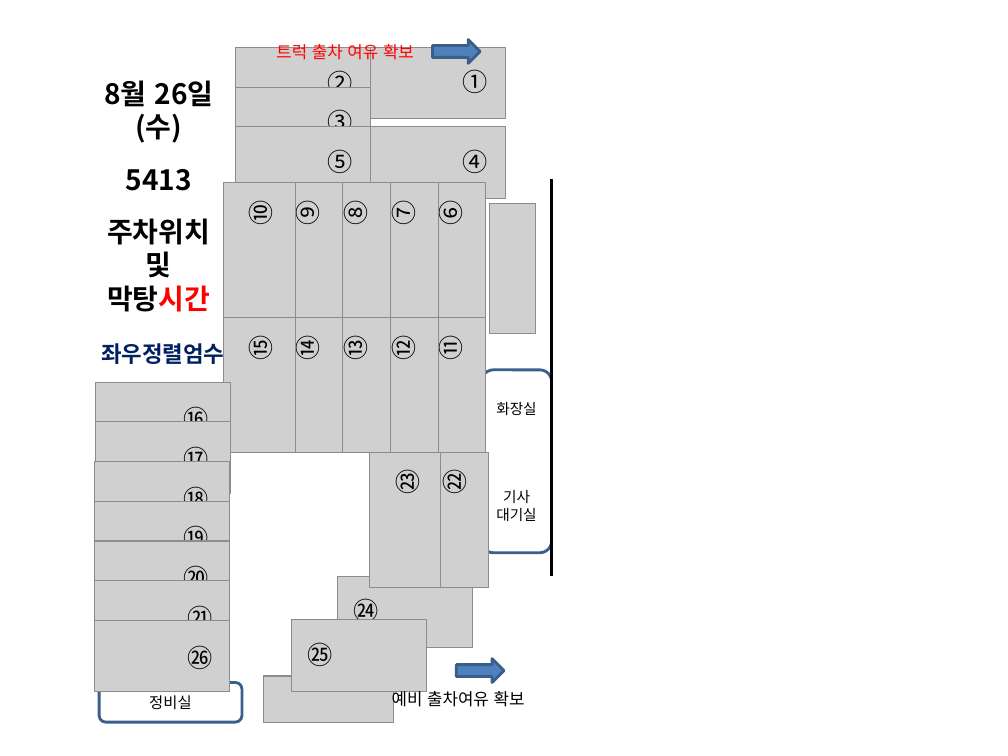
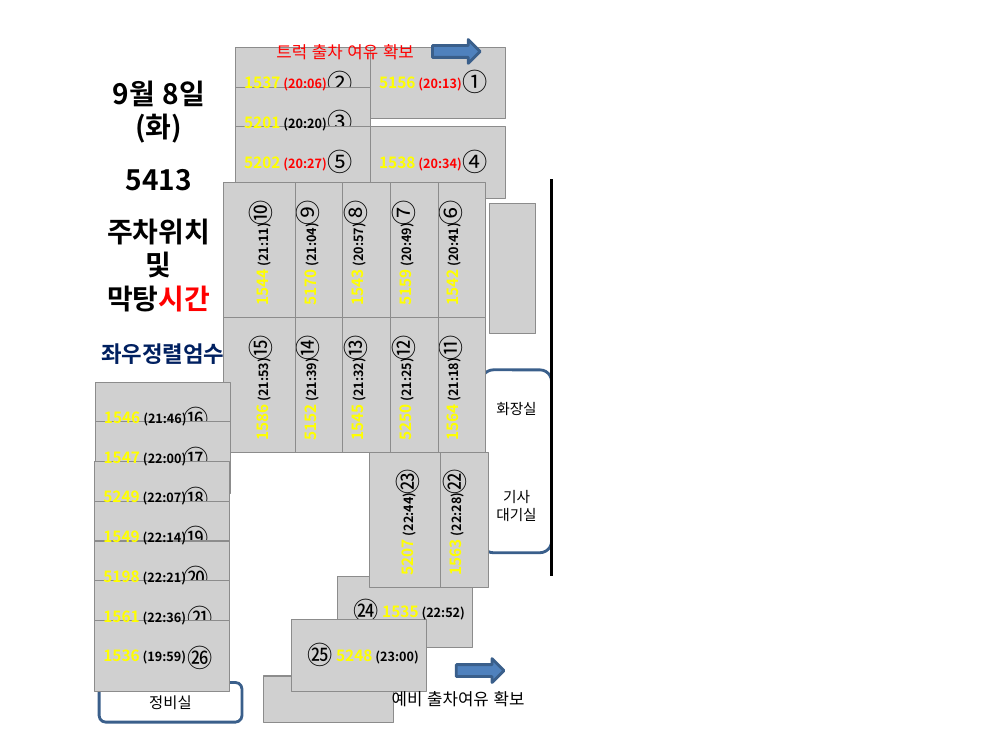
Before and after one commit to woenho-daum/newsetc2, a slide deck: slide 1 of 배차작업/야간주차/5413/5413야간주차.pptm. Drawn at 1008x756 pixels with LibreOffice and Linux fonts; fonts in the diff are those of the drawing; grey boxes stand for pictures. Boxes give left, top, right and bottom in pixels: in the first picture for what was removed or moved away, otherwise in the second. Text is boxed around its words. In the diff, an @@ line names an element or a change of style, - is before the commit and + after.

```diff
--- a/배차작업/야간주차/5413/5413야간주차.pptm
+++ b/배차작업/야간주차/5413/5413야간주차.pptm
@@ text at box(104, 80, 213, 143): text changed @@
-8월 26일
-(수)
+9월 8일
+(화)
@@ text added at box(244, 76, 326, 91), 9 pt, text #FF0000, bold @@
+1537 (20:06)
@@ text added at box(379, 76, 461, 91), 9 pt, text #FF0000, bold @@
+5156 (20:13)
@@ text added at box(244, 116, 326, 131), 9 pt, text #000000, bold @@
+5201 (20:20)
@@ text added at box(244, 156, 326, 171), 9 pt, text #FF0000, bold @@
+5202 (20:27)
@@ text added at box(379, 156, 461, 171), 9 pt, text #FF0000, bold @@
+1538 (20:34)
@@ text added at box(251, 228, 273, 304), 9 pt, text #000000, bold @@
+1544 (21:11)
@@ text added at box(298, 228, 320, 304), 9 pt, text #000000, bold @@
+5170 (21:04)
@@ text added at box(346, 228, 368, 304), 9 pt, text #000000, bold @@
+1543 (20:57)
@@ text added at box(393, 228, 415, 304), 9 pt, text #000000, bold @@
+5159 (20:49)
@@ text added at box(441, 228, 463, 304), 9 pt, text #000000, bold @@
+1542 (20:41)
@@ text added at box(251, 363, 273, 439), 9 pt, text #000000, bold @@
+1586 (21:53)
@@ text added at box(298, 363, 320, 439), 9 pt, text #000000, bold @@
+5152 (21:39)
@@ text added at box(346, 363, 368, 439), 9 pt, text #000000, bold @@
+1545 (21:32)
@@ text added at box(393, 363, 415, 439), 9 pt, text #000000, bold @@
+5250 (21:25)
@@ text added at box(441, 363, 463, 439), 9 pt, text #000000, bold @@
+1564 (21:18)
@@ text added at box(104, 411, 186, 426), 9 pt, text #000000, bold @@
+1546 (21:46)
@@ text added at box(104, 451, 186, 466), 9 pt, text #000000, bold @@
+1547 (22:00)
@@ text added at box(103, 490, 186, 505), 9 pt, text #000000, bold @@
+5249 (22:07)
@@ text added at box(396, 497, 418, 574), 9 pt, text #000000, bold @@
+5207 (22:44)
@@ text added at box(443, 497, 465, 574), 9 pt, text #000000, bold @@
+1563 (22:28)
@@ text added at box(103, 530, 186, 545), 9 pt, text #000000, bold @@
+1549 (22:14)
@@ text added at box(103, 570, 186, 585), 9 pt, text #000000, bold @@
+5198 (22:21)
@@ text added at box(103, 610, 186, 625), 9 pt, text #000000, bold @@
+1561 (22:36)
@@ text added at box(382, 605, 465, 621), 9 pt, text #000000, bold @@
+1535 (22:52)
@@ text added at box(103, 649, 186, 664), 9 pt, text #000000, bold @@
+1536 (19:59)
@@ text added at box(336, 649, 418, 664), 9 pt, text #000000, bold @@
+5248 (23:00)
```
Also in this commit, not shown: 12 other files.
